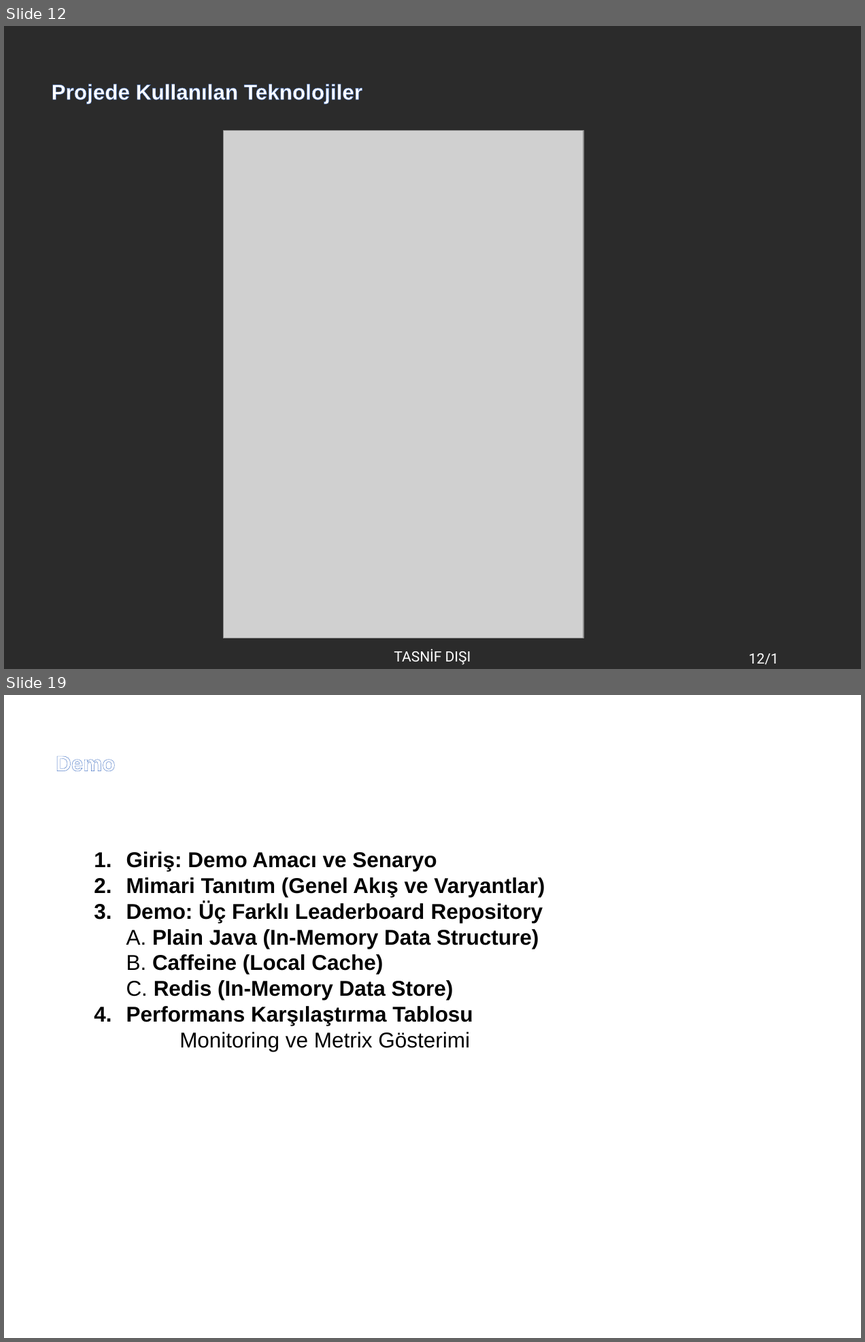
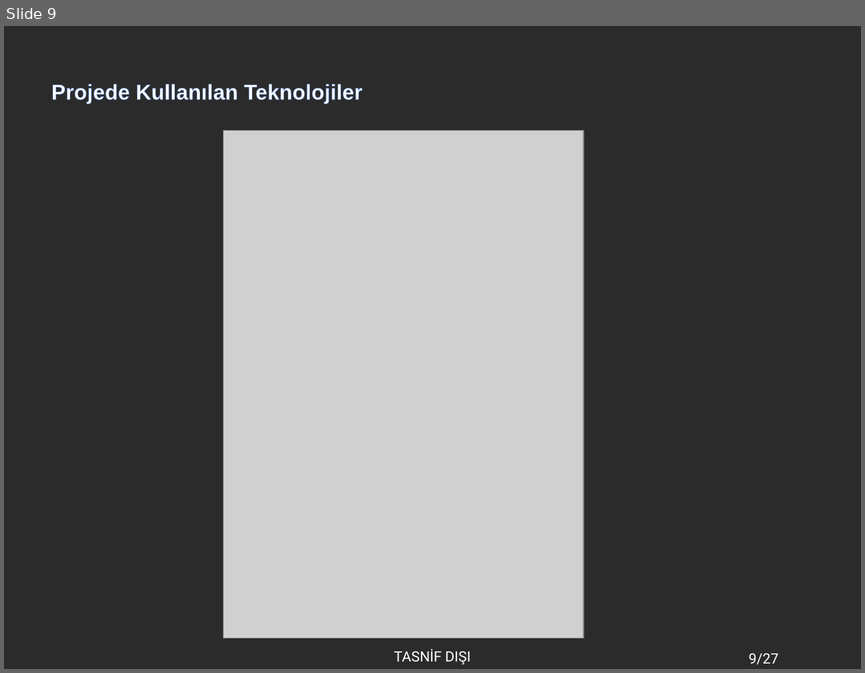
Before and after one commit to noxennn/LeaderboardREST, a slide deck: YusufEmreBayrakcıStajSunum.pptx. Shown one above the other, each under a label of ours: slides 12 and 19 before the commit, slide 9 after it; the slides between them are not shown. The pictures are 865x1342 and 865x673 pixels, drawn with LibreOffice and Linux fonts; fonts in the diff are those of the drawing; grey boxes stand for pictures; background and template pictures are left out; a plain dark background stands for a picture behind light text. Boxes give left, top, right and bottom in pixels: in the first picture for what was removed or moved away, otherwise in the second. Text is boxed around its words. In the diff, an @@ line names an element or a change of style, - is before the commit and + after.

```diff
--- a/YusufEmreBayrakcıStajSunum.pptx
+++ b/YusufEmreBayrakcıStajSunum.pptx
@@ slide 19 removed at (4,695,861,1338), background picture (left out); not listed: 2 template elements that a slide beside it also shows @@
@@ text removed at (56,756,115,771) @@
-Demo
@@ text removed at (126,851,545,1051) @@
-1. Giriş: Demo Amacı ve Senaryo
-2. Mimari Tanıtım (Genel Akış ve Varyantlar)
-3. Demo: Üç Farklı Leaderboard Repository
-   A. Plain Java (In-Memory Data Structure)
-   B. Caffeine (Local Cache)
-   C. Redis (In-Memory Data Store)
-4. Performans Karşılaştırma Tablosu
-   Monitoring ve Metrix Gösterimi
@@ what was slide 12 is now slide 9 @@
@@ page number at (749,653,779,665): text changed @@
-12/1
+9/27
```
Also in this commit, not shown: 17 slides changed, 6 slides added, 18 other slides removed, 6 other files.
